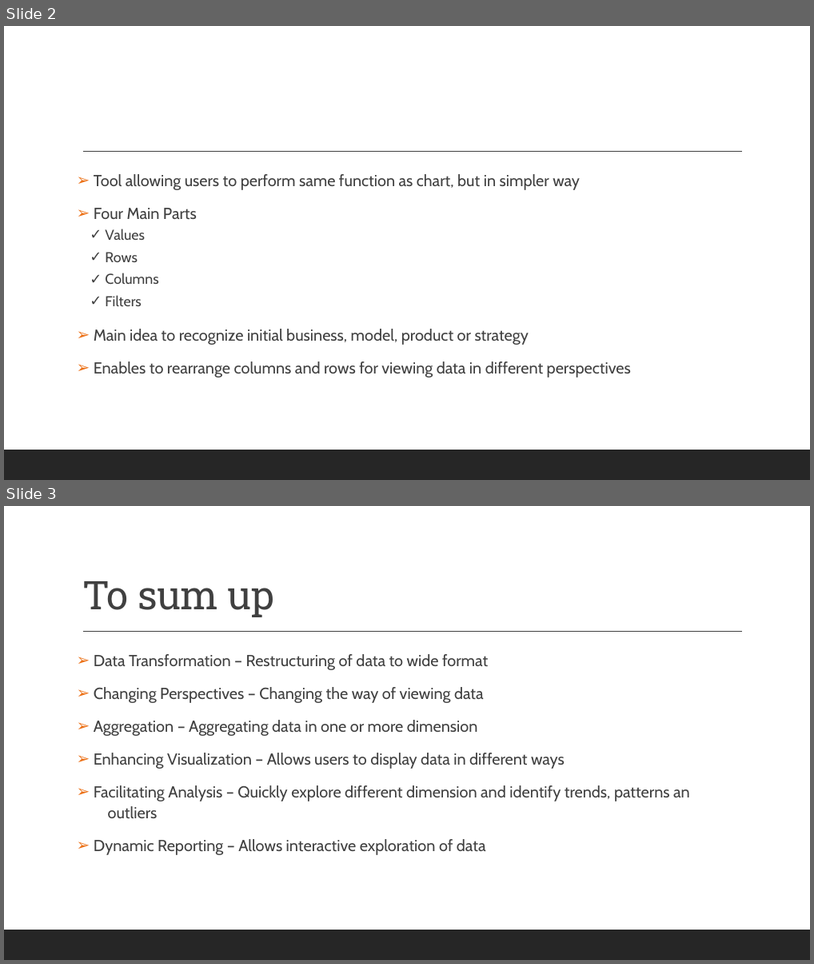
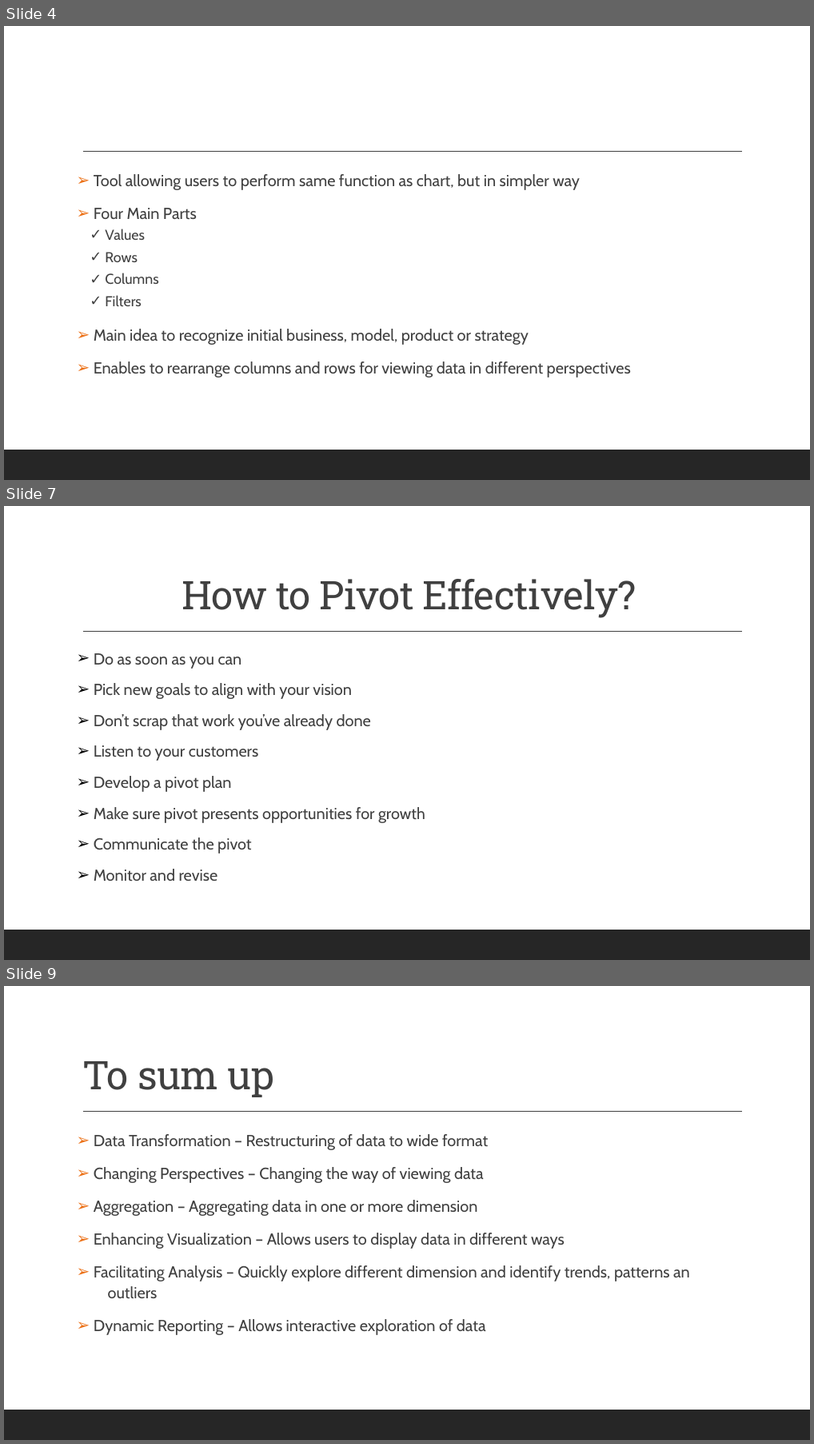
Before and after one commit to spaggiari65/present, a slide deck: PIVOTING.pptx. Shown one above the other, each under a label of ours: slides 2 and 3 before the commit, slides 4, 7 and 9 after it; the slides between them are not shown. The pictures are 814x964 and 814x1444 pixels, drawn with LibreOffice and Linux fonts; fonts in the diff are those of the drawing. Boxes give left, top, right and bottom in pixels: in the first picture for what was removed or moved away, otherwise in the second. Text is boxed around its words. In the diff, an @@ line names an element or a change of style, - is before the commit and + after.

```diff
--- a/PIVOTING.pptx
+++ b/PIVOTING.pptx
@@ slide 7 added at [4,506,810,960], background #FFFFFF; not listed: 2 template elements that a slide beside it also shows @@
@@ title added at [182,579,637,618], 47 pt, text #404040 @@
+How to Pivot Effectively?
@@ text added at [94,653,426,880], 19 pt, text #404040 @@
+➢ Do as soon as you can
+➢ Pick new goals to align with your vision
+➢ Don’t scrap that work you’ve already done
+➢ Listen to your customers
+➢ Develop a pivot plan
+➢ Make sure pivot presents opportunities for growth
+➢ Communicate the pivot
+➢ Monitor and revise
@@ what was slide 2 is now slide 4 @@
@@ what was slide 3 is now slide 9 @@
```
Also in this commit, not shown: 10 other slides added, 1 other file.
